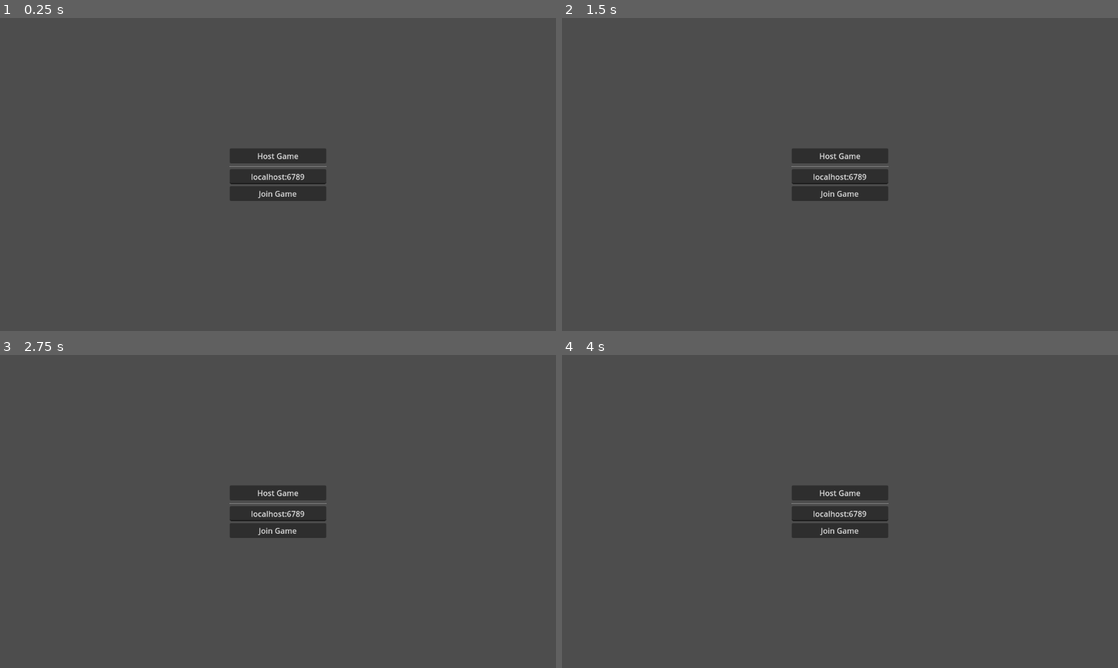
Above: before the commit, frames 1-4 (two rows, left to right).
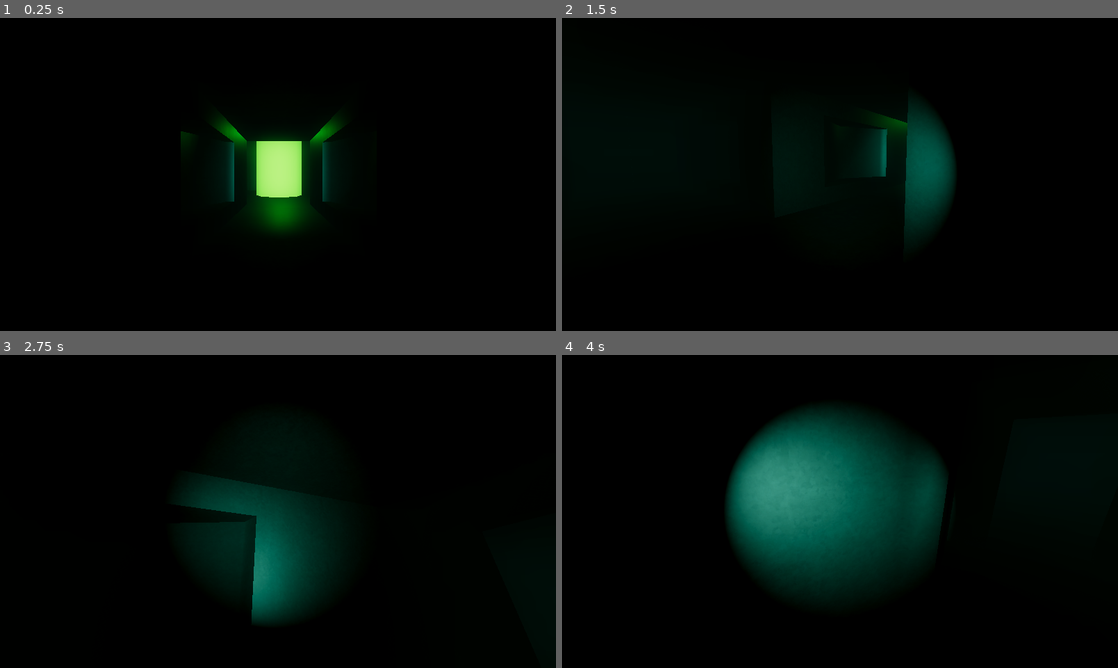
Above: after the commit, the same moments.

Repository: Gevrai/plunder
Game: Godot game, scene res://world.tscn
Same seed, same stepped clock (60 frames per second), same inputs: the game is played once before the commit and once after it.
Inputs (mouse positions are in pixels of both pictures, inside the frame that each line leads up to):
- Up to frame 1 (0.25 s): no input
- Up to frame 2 (1.5 s): tap Enter at 0.5 s; move the mouse to (962, 158) at 0.52 s; hold D (right) 0.53-1.28 s; hold Shift (run) 0.53-1.28 s; tap Space (jump) at 0.77 s; move the mouse to (728, 190) at 1.27 s; hold S (down) from 1.28 s (still down); tap Shift (run) at 1.35 s
- Up to frame 3 (2.75 s): tap Space (jump) at 1.52 s; move the mouse to (333, 442) at 2.02 s; release S (down) at 2.03 s; hold D (right) from 2.03 s (still down); hold Shift (run) from 2.03 s (still down)
- Up to frame 4 (4 s): move the mouse to (812, 574) at 2.77 s; release D (right) at 2.78 s; release Shift (run) at 2.78 s; hold W (up) 2.78-3.53 s; tap Shift (run) at 2.85 s; tap Space (jump) at 3.02, 3.77 s; move the mouse to (1006, 558) at 3.52 s; hold A (left) from 3.53 s (still down); hold Shift (run) from 3.53 s (still down)

The runs differ from the first frame. In frame 1, 100% of the frame differs, in the area x 0-100%, y 0-100%; in frame 2, 100%; in frame 3, 100%; in frame 4, 100%.

Commit message:
texture and fixes to door colliders

Diff:
--- a/FPSCharacter.tscn
+++ b/FPSCharacter.tscn
@@ -38,9 +38,11 @@
 transform = Transform3D(1, 0, 0, 0, 1, 0, 0, 0, 1, 0, 1.19209e-07, 0)
 
 [node name="SpotLight3D" type="SpotLight3D" parent="Head/Camera3D"]
-light_energy = 4.232
-spot_range = 186.844
-spot_angle = 23.18
+light_color = Color(0.250381, 0.471976, 0.424515, 1)
+light_energy = 5.0
+shadow_enabled = true
+spot_range = 200.0
+spot_angle = 30.0
 
 [node name="MeshInstance3D" type="MeshInstance3D" parent="."]
 transform = Transform3D(1, 0, 0, 0, 1, 0, 0, 0, 1, 0, 1, 0)
--- /dev/null
+++ b/assets/metal/metal.tres
@@ -0,0 +1,12 @@
+[gd_resource type="ORMMaterial3D" load_steps=4 format=3 uid="uid://wfdrc4pdxlcm"]
+
+[ext_resource type="Texture2D" uid="uid://binhnstp4mygc" path="res://assets/metal/base.png" id="1_tfa62"]
+[ext_resource type="Texture2D" uid="uid://8lqfjevtrrlg" path="res://assets/metal/normals.png" id="2_s8arx"]
+[ext_resource type="Texture2D" uid="uid://0uwk7fksjbu1" path="res://assets/metal/ORM.png" id="3_f5it2"]
+
+[resource]
+albedo_texture = ExtResource("1_tfa62")
+orm_texture = ExtResource("3_f5it2")
+normal_enabled = true
+normal_texture = ExtResource("2_s8arx")
+uv1_triplanar = true
--- /dev/null
+++ b/assets/wall/wall.tres
@@ -0,0 +1,15 @@
+[gd_resource type="StandardMaterial3D" load_steps=4 format=3 uid="uid://bgsf40hqrwy0v"]
+
+[ext_resource type="Texture2D" uid="uid://r3ygbg4aqrde" path="res://assets/wall/wall_albedo.PNG" id="1_xrreg"]
+[ext_resource type="Texture2D" uid="uid://i0ko3tlohlx" path="res://assets/wall/wall_normals.PNG" id="3_62c8k"]
+[ext_resource type="Texture2D" uid="uid://c76u867vdfgae" path="res://assets/wall/wall_roughness.PNG" id="4_w7gvx"]
+
+[resource]
+albedo_color = Color(0.306923, 0.306923, 0.306923, 1)
+albedo_texture = ExtResource("1_xrreg")
+roughness_texture = ExtResource("4_w7gvx")
+normal_enabled = true
+normal_texture = ExtResource("3_62c8k")
+uv1_scale = Vector3(1, 0.3, 0.7)
+uv1_offset = Vector3(0, 0.5, 0.7)
+uv1_triplanar = true
--- a/environment/door/doors.tscn
+++ b/environment/door/doors.tscn
@@ -1,15 +1,78 @@
-[gd_scene load_steps=10 format=3 uid="uid://ddh0cyaege5je"]
+[gd_scene load_steps=11 format=3 uid="uid://ddh0cyaege5je"]
 
+[ext_resource type="Material" uid="uid://bgsf40hqrwy0v" path="res://assets/wall/wall.tres" id="1_b4ib7"]
 [ext_resource type="Script" uid="uid://cxkbteejsx4g5" path="res://environment/door/door_trigger.gd" id="1_ppcpo"]
 
-[sub_resource type="BoxMesh" id="BoxMesh_r5oxh"]
-size = Vector3(0.1, 3, 1.9)
+[sub_resource type="Animation" id="Animation_k3jbk"]
+length = 0.001
+tracks/0/type = "value"
+tracks/0/imported = false
+tracks/0/enabled = true
+tracks/0/path = NodePath("DoorRight:position")
+tracks/0/interp = 1
+tracks/0/loop_wrap = true
+tracks/0/keys = {
+"times": PackedFloat32Array(0),
+"transitions": PackedFloat32Array(1),
+"update": 0,
+"values": [Vector3(0, 1.5, 1.005)]
+}
+tracks/1/type = "value"
+tracks/1/imported = false
+tracks/1/enabled = true
+tracks/1/path = NodePath("DoorLeft:position")
+tracks/1/interp = 1
+tracks/1/loop_wrap = true
+tracks/1/keys = {
+"times": PackedFloat32Array(0),
+"transitions": PackedFloat32Array(1),
+"update": 0,
+"values": [Vector3(0, 1.5, -1.005)]
+}
 
-[sub_resource type="BoxMesh" id="BoxMesh_b4ib7"]
-size = Vector3(0.1, 3, 2)
+[sub_resource type="Animation" id="Animation_b0x1t"]
+resource_name = "open"
+tracks/0/type = "value"
+tracks/0/imported = false
+tracks/0/enabled = true
+tracks/0/path = NodePath("DoorRight:position")
+tracks/0/interp = 1
+tracks/0/loop_wrap = true
+tracks/0/keys = {
+"times": PackedFloat32Array(0, 1),
+"transitions": PackedFloat32Array(1, 1),
+"update": 0,
+"values": [Vector3(0, 1.5, 1.005), Vector3(0, 1.5, 2.2)]
+}
+tracks/1/type = "value"
+tracks/1/imported = false
+tracks/1/enabled = true
+tracks/1/path = NodePath("DoorLeft:position")
+tracks/1/interp = 1
+tracks/1/loop_wrap = true
+tracks/1/keys = {
+"times": PackedFloat32Array(0, 1),
+"transitions": PackedFloat32Array(1, 1),
+"update": 0,
+"values": [Vector3(0, 1.5, -1.005), Vector3(0, 1.5, -2.2)]
+}
+
+[sub_resource type="AnimationLibrary" id="AnimationLibrary_y2a2y"]
+_data = {
+&"RESET": SubResource("Animation_k3jbk"),
+&"open": SubResource("Animation_b0x1t")
+}
 
 [sub_resource type="BoxShape3D" id="BoxShape3D_ik083"]
 size = Vector3(0.25, 3, 2)
+
+[sub_resource type="BoxMesh" id="BoxMesh_b4ib7"]
+material = ExtResource("1_b4ib7")
+size = Vector3(0.1, 3, 2)
+
+[sub_resource type="BoxMesh" id="BoxMesh_r5oxh"]
+lightmap_size_hint = Vector2i(14, 45)
+size = Vector3(0.1, 3, 1.9)
 
 [sub_resource type="BoxMesh" id="BoxMesh_bskma"]
 size = Vector3(0.1, 3, 2.1)
@@ -17,55 +80,22 @@
 [sub_resource type="BoxShape3D" id="BoxShape3D_h3kbs"]
 size = Vector3(3.51172, 3, 3.07227)
 
-[sub_resource type="Animation" id="Animation_k3jbk"]
-length = 0.001
-tracks/0/type = "position_3d"
-tracks/0/imported = false
-tracks/0/enabled = false
-tracks/0/path = NodePath("DoorRight")
-tracks/0/interp = 1
-tracks/0/loop_wrap = true
-tracks/0/keys = PackedFloat32Array()
-tracks/1/type = "position_3d"
-tracks/1/imported = false
-tracks/1/enabled = false
-tracks/1/path = NodePath("DoorLeft")
-tracks/1/interp = 1
-tracks/1/loop_wrap = true
-tracks/1/keys = PackedFloat32Array()
+[node name="Door" type="Node3D"]
 
-[sub_resource type="Animation" id="Animation_b0x1t"]
-resource_name = "open"
-tracks/0/type = "position_3d"
-tracks/0/imported = false
-tracks/0/enabled = true
-tracks/0/path = NodePath("DoorRight")
-tracks/0/interp = 2
-tracks/0/loop_wrap = true
-tracks/0/keys = PackedFloat32Array(0, 1, 0, 1.5, 1, 1, 1, 0, 1.5, 3)
-tracks/1/type = "position_3d"
-tracks/1/imported = false
-tracks/1/enabled = true
-tracks/1/path = NodePath("DoorLeft")
-tracks/1/interp = 2
-tracks/1/loop_wrap = true
-tracks/1/keys = PackedFloat32Array(0, 1, 0, 1.5, -1, 1, 1, 0, 1.5, -3)
-
-[sub_resource type="AnimationLibrary" id="AnimationLibrary_y2a2y"]
-_data = {
-&"RESET": SubResource("Animation_k3jbk"),
-&"open": SubResource("Animation_b0x1t")
+[node name="AnimationPlayer" type="AnimationPlayer" parent="."]
+libraries = {
+&"": SubResource("AnimationLibrary_y2a2y")
 }
 
-[node name="Door" type="Node3D"]
+[node name="DoorRight" type="AnimatableBody3D" parent="."]
+transform = Transform3D(1, 0, 0, 0, 1, 0, 0, 0, 1, 0, 1.5, 1.005)
 
-[node name="DoorRight" type="MeshInstance3D" parent="."]
-transform = Transform3D(1, 0, 0, 0, 1, 0, 0, 0, 1, 0, 1.5, 1)
-gi_mode = 2
-mesh = SubResource("BoxMesh_r5oxh")
+[node name="CollisionShape3D" type="CollisionShape3D" parent="DoorRight"]
+shape = SubResource("BoxShape3D_ik083")
 
 [node name="BorderOut" type="MeshInstance3D" parent="DoorRight"]
 transform = Transform3D(1, 0, 0, 0, 1, 0, 0, 0, 1, 0.1, 0, 0)
+material_override = ExtResource("1_b4ib7")
 gi_mode = 2
 mesh = SubResource("BoxMesh_b4ib7")
 skeleton = NodePath("../..")
@@ -76,31 +106,35 @@
 mesh = SubResource("BoxMesh_b4ib7")
 skeleton = NodePath("../..")
 
-[node name="RigidBody3D" type="RigidBody3D" parent="DoorRight"]
+[node name="Middle" type="MeshInstance3D" parent="DoorRight"]
+material_override = ExtResource("1_b4ib7")
+gi_mode = 2
+mesh = SubResource("BoxMesh_r5oxh")
+skeleton = NodePath("../..")
 
-[node name="CollisionShape3D" type="CollisionShape3D" parent="DoorRight/RigidBody3D"]
-shape = SubResource("BoxShape3D_ik083")
+[node name="DoorLeft" type="AnimatableBody3D" parent="."]
+transform = Transform3D(-1, 0, -8.74228e-08, 0, 1, 0, 8.74228e-08, 0, -1, 0, 1.5, -1.005)
 
-[node name="DoorLeft" type="MeshInstance3D" parent="."]
-transform = Transform3D(1, 0, 0, 0, 1, 0, 0, 0, 1, 0, 1.5, -1)
+[node name="Middle" type="MeshInstance3D" parent="DoorLeft"]
 gi_mode = 2
 mesh = SubResource("BoxMesh_bskma")
+skeleton = NodePath("../..")
 
-[node name="BorderOut" type="MeshInstance3D" parent="DoorLeft"]
-transform = Transform3D(1, 0, 0, 0, 1, 0, 0, 0, 1, 0.1, 0, 0)
+[node name="BorderIn" type="MeshInstance3D" parent="DoorLeft"]
+transform = Transform3D(1, 0, 0, 0, 1, 0, 0, 0, 1, -0.1, 0, 0)
+material_override = ExtResource("1_b4ib7")
 gi_mode = 2
 mesh = SubResource("BoxMesh_b4ib7")
 skeleton = NodePath("../..")
 
-[node name="BorderIn" type="MeshInstance3D" parent="DoorLeft"]
-transform = Transform3D(1, 0, 0, 0, 1, 0, 0, 0, 1, -0.1, 0, 0)
+[node name="BorderOut" type="MeshInstance3D" parent="DoorLeft"]
+transform = Transform3D(1, 0, 0, 0, 1, 0, 0, 0, 1, 0.1, 0, 0)
+material_override = ExtResource("1_b4ib7")
 gi_mode = 2
 mesh = SubResource("BoxMesh_b4ib7")
 skeleton = NodePath("../..")
 
-[node name="RigidBody3D" type="RigidBody3D" parent="DoorLeft"]
-
-[node name="CollisionShape3D" type="CollisionShape3D" parent="DoorLeft/RigidBody3D"]
+[node name="CollisionShape3D" type="CollisionShape3D" parent="DoorLeft"]
 shape = SubResource("BoxShape3D_ik083")
 
 [node name="Area3D" type="Area3D" parent="." node_paths=PackedStringArray("animation_player")]
@@ -112,10 +146,5 @@
 [node name="CollisionShape3D" type="CollisionShape3D" parent="Area3D"]
 shape = SubResource("BoxShape3D_h3kbs")
 
-[node name="AnimationPlayer" type="AnimationPlayer" parent="."]
-libraries = {
-&"": SubResource("AnimationLibrary_y2a2y")
-}
-
 [connection signal="body_entered" from="Area3D" to="Area3D" method="_on_body_entered"]
 [connection signal="body_exited" from="Area3D" to="Area3D" method="_on_body_exited"]
--- a/scripts/FPSCharacter.gd
+++ b/scripts/FPSCharacter.gd
@@ -12,7 +12,9 @@
 @onready var collision : CollisionShape3D = get_node("CollisionShape3D")
 
 func _enter_tree() -> void:
-	set_multiplayer_authority(str(name).to_int())
+	var id = str(name).to_int()
+	if id != 0:
+		set_multiplayer_authority(str(name).to_int())
 
 func _ready():
 	if not is_multiplayer_authority(): return
--- a/terrain.tscn
+++ b/terrain.tscn
@@ -1,4 +1,7 @@
-[gd_scene load_steps=2 format=3 uid="uid://dixlhvfnv80cc"]
+[gd_scene load_steps=4 format=3 uid="uid://dixlhvfnv80cc"]
+
+[ext_resource type="Material" uid="uid://wfdrc4pdxlcm" path="res://assets/metal/metal.tres" id="1_0u6kl"]
+[ext_resource type="Material" uid="uid://bgsf40hqrwy0v" path="res://assets/wall/wall.tres" id="1_206su"]
 
 [sub_resource type="StandardMaterial3D" id="StandardMaterial3D_mqteh"]
 albedo_color = Color(0.515662, 0.930652, 3.85046e-07, 1)
@@ -7,10 +10,10 @@
 emission_energy_multiplier = 2.0
 
 [node name="Terrain" type="Node3D"]
-transform = Transform3D(1, 0, 0, 0, 1, 0, 0, 0, 1, 0, 0.5, 0)
 
 [node name="CSGCombiner3D" type="CSGCombiner3D" parent="."]
-transform = Transform3D(1, 0, 0, 0, 1, 0, 0, 0, 1, 0, 1, 0)
+transform = Transform3D(1, 0, 0, 0, 1, 0, 0, 0, 1, 0, 1.5, 0)
+material_override = ExtResource("1_0u6kl")
 use_collision = true
 
 [node name="Corridor1" type="CSGBox3D" parent="CSGCombiner3D"]
@@ -36,6 +39,7 @@
 
 [node name="LivingQuarters" type="CSGBox3D" parent="CSGCombiner3D"]
 transform = Transform3D(1, 0, 0, 0, 1, 0, 0, 0, 1, 0, 1, 10.5698)
+material_override = ExtResource("1_206su")
 flip_faces = true
 size = Vector3(15, 5, 15)
 
--- a/world.tscn
+++ b/world.tscn
@@ -5,15 +5,17 @@
 [ext_resource type="PackedScene" uid="uid://ddh0cyaege5je" path="res://environment/door/doors.tscn" id="5_036b0"]
 
 [sub_resource type="Environment" id="Environment_f3sb7"]
-ambient_light_energy = 0.0
+ambient_light_color = Color(0.0344051, 0.103484, 0.0888273, 1)
+tonemap_mode = 3
+tonemap_white = 6.0
 glow_enabled = true
+glow_bloom = 0.5
 fog_enabled = true
 fog_light_color = Color(0.0344051, 0.103484, 0.0888273, 1)
 fog_density = 0.1574
 
 [node name="World" type="Node"]
 script = ExtResource("1_tlwt5")
-is_multiplayer = true
 
 [node name="WorldEnvironment" type="WorldEnvironment" parent="."]
 environment = SubResource("Environment_f3sb7")
@@ -22,3 +24,6 @@
 
 [node name="Door" parent="." instance=ExtResource("5_036b0")]
 transform = Transform3D(1, 0, 0, 0, 1, 0, 0, 0, 1, -9.877, 0, 0)
+
+[node name="Door2" parent="." instance=ExtResource("5_036b0")]
+transform = Transform3D(-4.37114e-08, 0, -1, 0, 1, 0, 1, 0, -4.37114e-08, 0, 0, 2)
Binary file added: assets/metal/ORM.png
Not shown, added: assets/metal/ORM.png.import
Binary file added: assets/metal/base.png
Not shown, added: assets/metal/base.png.import
Binary file added: assets/metal/normals.png
Not shown, added: assets/metal/normals.png.import
Binary file added: assets/wall/wall_albedo.PNG
Not shown, added: assets/wall/wall_albedo.PNG.import
Binary file added: assets/wall/wall_normals.PNG
Not shown, added: assets/wall/wall_normals.PNG.import
Binary file added: assets/wall/wall_roughness.PNG
Not shown, added: assets/wall/wall_roughness.PNG.import
(and 3 more such lines)
